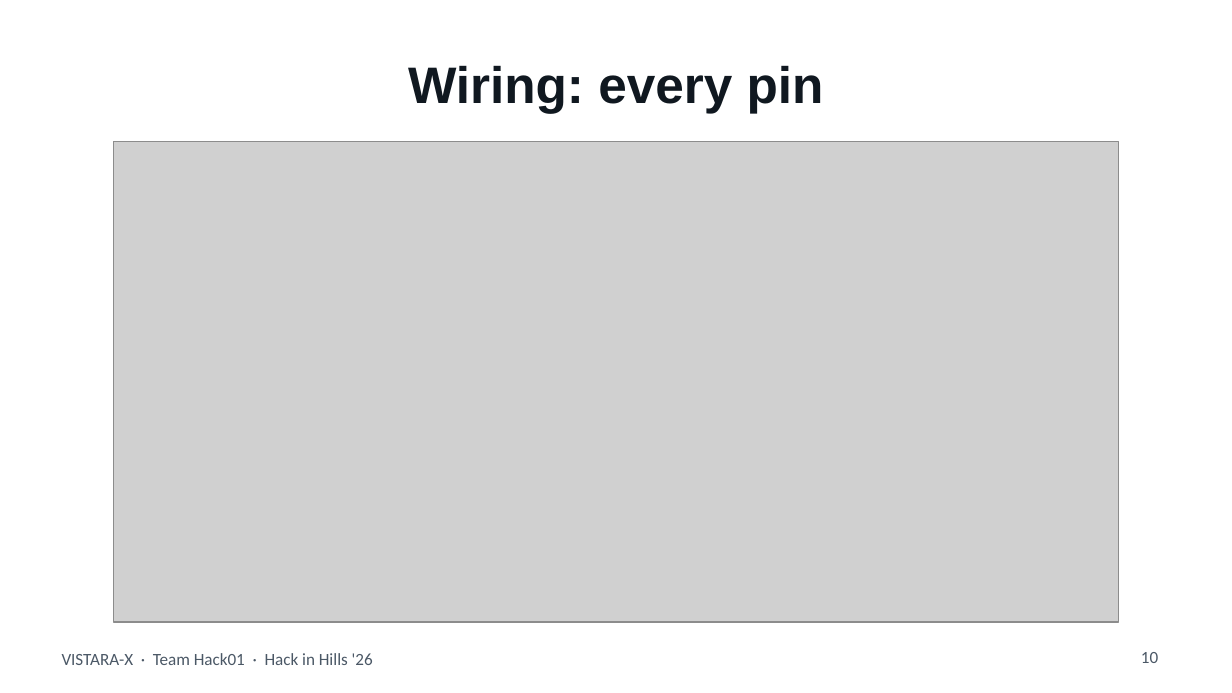
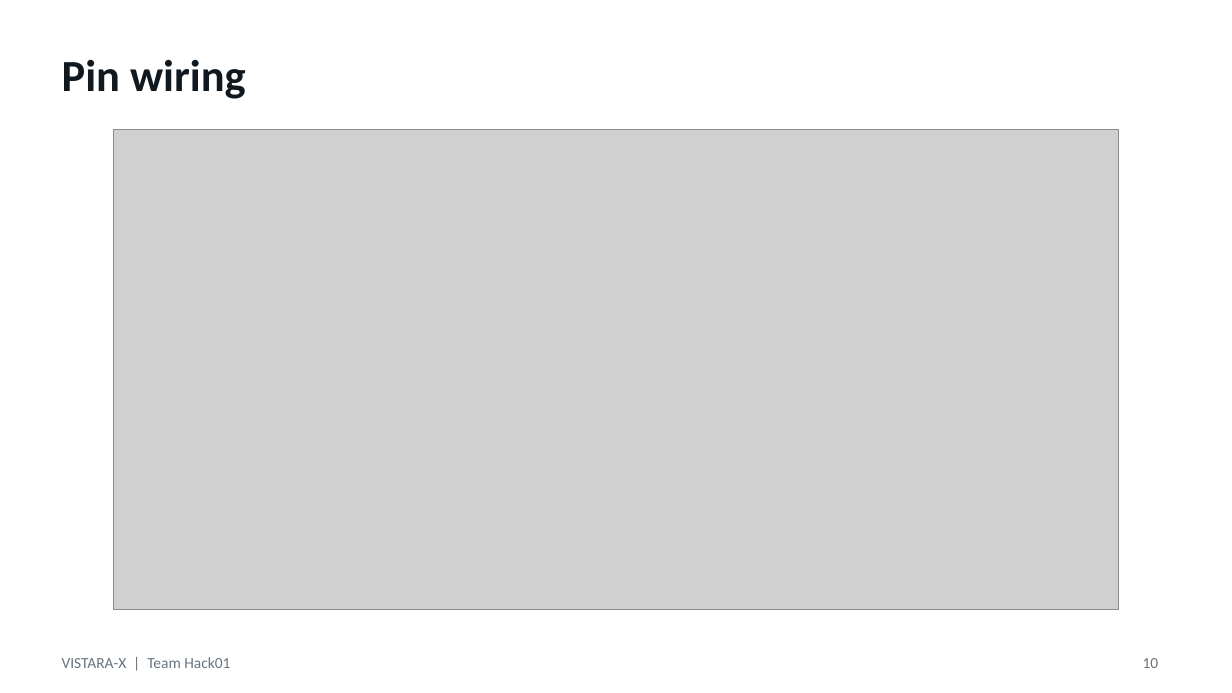
Before and after one commit to RiteshKumar2e/VISTARA-X, a slide deck: slide 10 of presentation/VISTARA-X_Hack01.pptx. Drawn at 1232x693 pixels with LibreOffice and Linux fonts; fonts in the diff are those of the drawing; grey boxes stand for pictures. Boxes give left, top, right and bottom in pixels: in the first picture for what was removed or moved away, otherwise in the second. Text is boxed around its words. In the diff, an @@ line names an element or a change of style, - is before the commit and + after.

Commit message:
feat: update presentation file VISTARA-X_Hack01.pptx with new content

```diff
--- a/presentation/VISTARA-X_Hack01.pptx
+++ b/presentation/VISTARA-X_Hack01.pptx
@@ title at [62, 59, 246, 99]: text changed; size 30 to 26 pt; font Arial to Calibri @@
-Wiring: every pin
+Pin wiring
@@ picture: place and size @@
-picture at [113, 142, 1119, 622]
+picture at [113, 129, 1119, 610]
@@ text at [62, 657, 230, 668]: text changed; size 10 to 9 pt; text colour #4B5866 to #677480 @@
-VISTARA-X · Team Hack01 · Hack in Hills '26
+VISTARA-X | Team Hack01
@@ page number at [1143, 658, 1159, 668]: size 10 to 9 pt, text colour #4B5866 to #677480 @@
```
Also in this commit, not shown: 12 other slides changed, 1 slide added, 1 slide removed.
